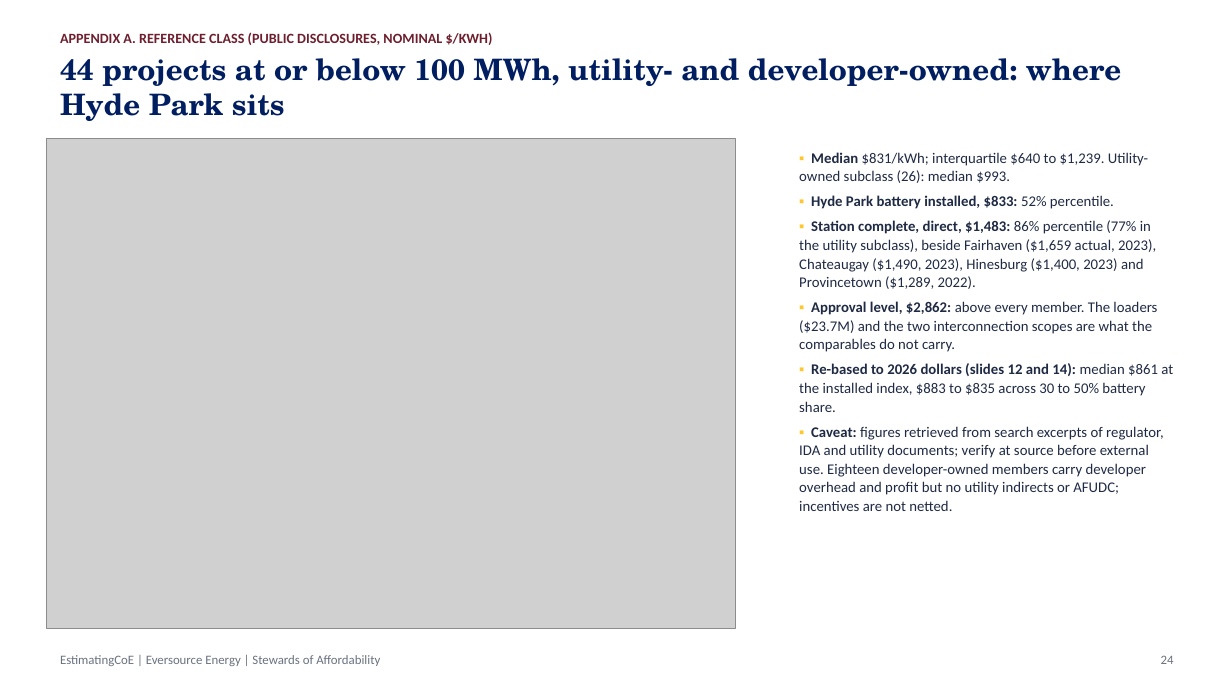
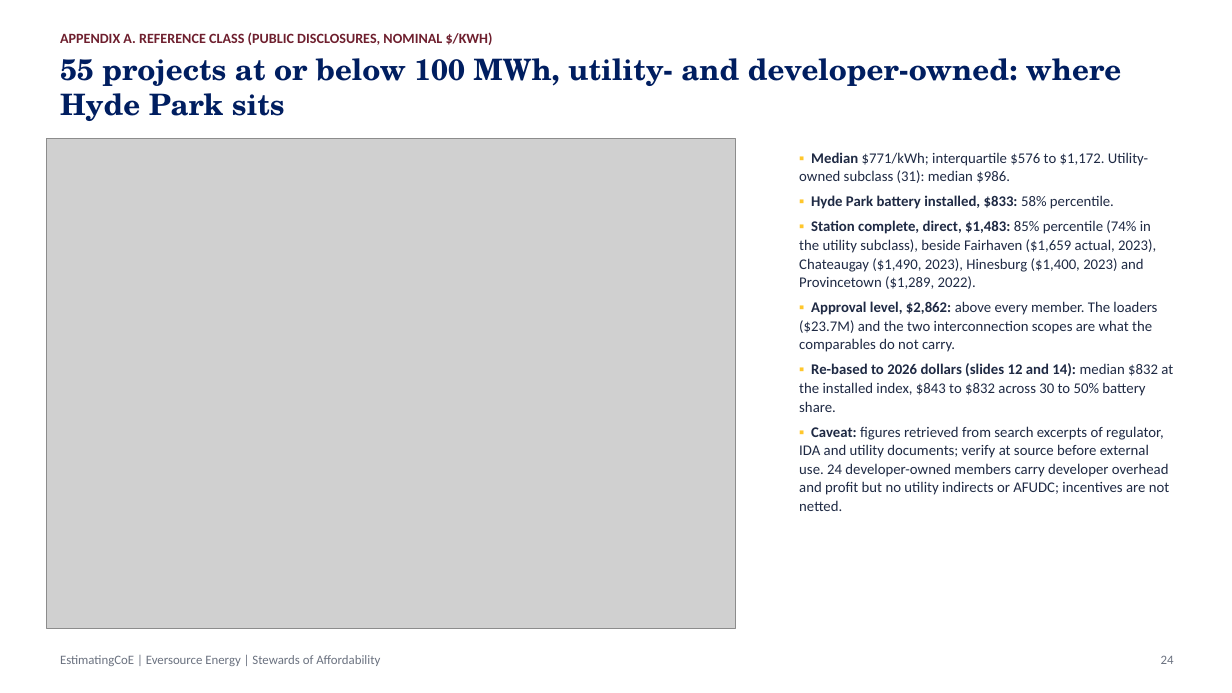
Before and after one commit to gbassaragh/BESS, a slide deck: slide 24 of Hyde Park BESS/6) Cost Analysis Deliverables/Hyde Park BESS - Cost Analysis Deck.pptx. Drawn at 1232x693 pixels with LibreOffice and Linux fonts; fonts in the diff are those of the drawing; grey boxes stand for pictures. Boxes give left, top, right and bottom in pixels: in the first picture for what was removed or moved away, otherwise in the second. Text is boxed around its words. In the diff, an @@ line names an element or a change of style, - is before the commit and + after.

```diff
--- a/Hyde Park BESS/6) Cost Analysis Deliverables/Hyde Park BESS - Cost Analysis Deck.pptx
+++ b/Hyde Park BESS/6) Cost Analysis Deliverables/Hyde Park BESS - Cost Analysis Deck.pptx
@@ text at [60, 58, 1122, 121]: text changed @@
-44 projects at or below 100 MWh, utility- and developer-owned: where Hyde Park sits
+55 projects at or below 100 MWh, utility- and developer-owned: where Hyde Park sits
@@ text at [799, 152, 1156, 289]: text changed @@
-▪ Median $831/kWh; interquartile $640 to $1,239. Utility-owned subclass (26): median $993.
-▪ Hyde Park battery installed, $833: 52% percentile.
-▪ Station complete, direct, $1,483: 86% percentile (77% in the utility subclass), beside Fairhaven ($1,659 actual, 2023), Chateaugay ($1,490, 2023), Hinesburg ($1,400, 2023) and Provincetown ($1,289, 2022).
+▪ Median $771/kWh; interquartile $576 to $1,172. Utility-owned subclass (31): median $986.
+▪ Hyde Park battery installed, $833: 58% percentile.
+▪ Station complete, direct, $1,483: 85% percentile (74% in the utility subclass), beside Fairhaven ($1,659 actual, 2023), Chateaugay ($1,490, 2023), Hinesburg ($1,400, 2023) and Provincetown ($1,289, 2022).
@@ text at [799, 363, 1173, 511]: text changed @@
-▪ Re-based to 2026 dollars (slides 12 and 14): median $861 at the installed index, $883 to $835 across 30 to 50% battery share.
-▪ Caveat: figures retrieved from search excerpts of regulator, IDA and utility documents; verify at source before external use. Eighteen developer-owned members carry developer overhead and profit but no utility indirects or AFUDC; incentives are not netted.
+▪ Re-based to 2026 dollars (slides 12 and 14): median $832 at the installed index, $843 to $832 across 30 to 50% battery share.
+▪ Caveat: figures retrieved from search excerpts of regulator, IDA and utility documents; verify at source before external use. 24 developer-owned members carry developer overhead and profit but no utility indirects or AFUDC; incentives are not netted.
```
Also in this commit, not shown: 4 other slides changed, 25 other files.
